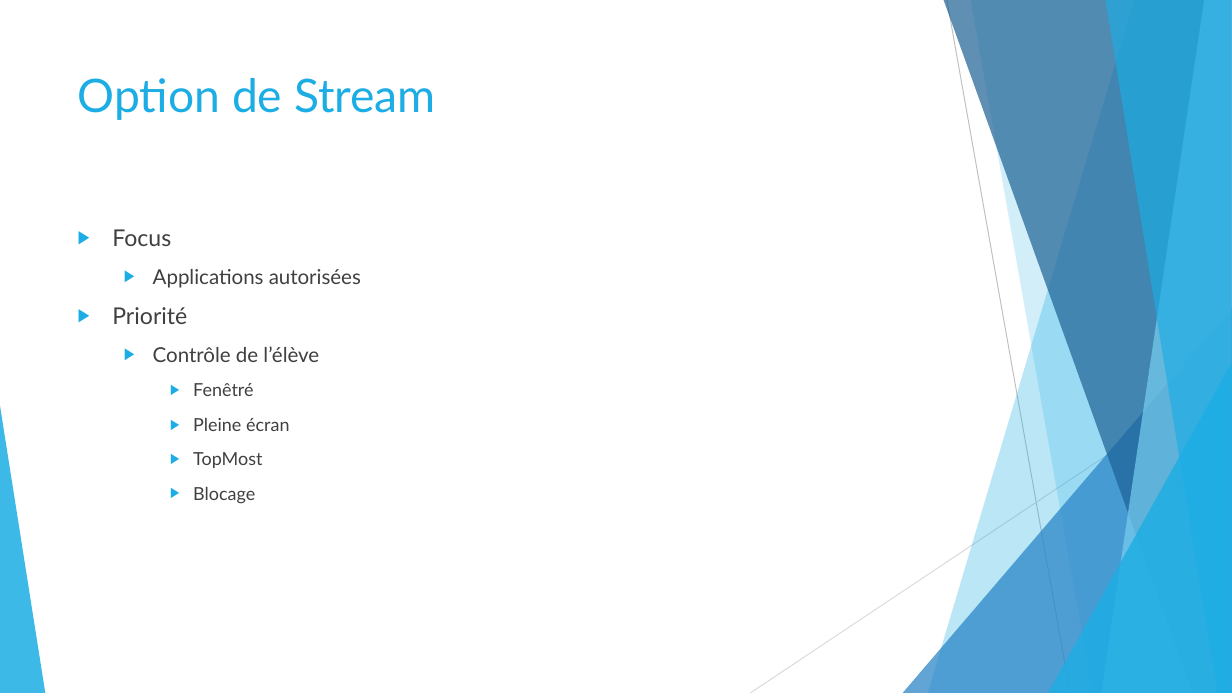
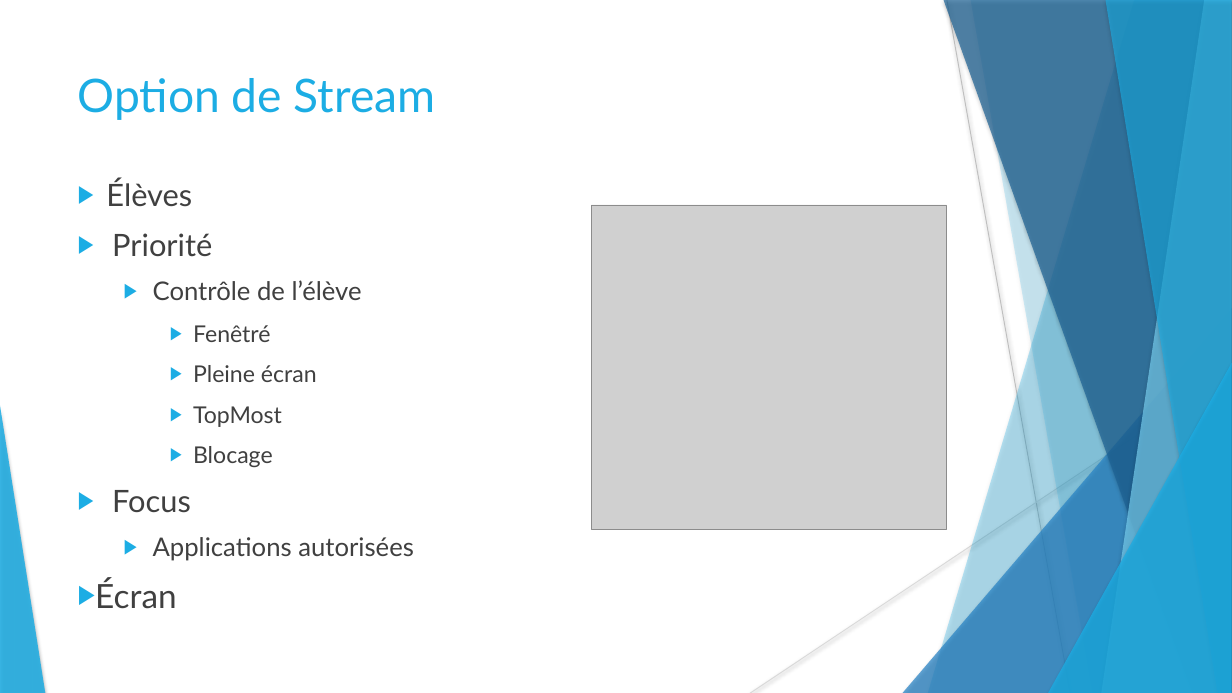
Before and after one commit to stany24/Imepro, a slide deck: slide 22 of Planification/Imepro.pptx. Drawn at 1232x693 pixels with LibreOffice and Linux fonts; fonts in the diff are those of the drawing; grey boxes stand for pictures. Boxes give left, top, right and bottom in pixels: in the first picture for what was removed or moved away, otherwise in the second. Text is boxed around its words. In the diff, an @@ line names an element or a change of style, - is before the commit and + after.

```diff
--- a/Planification/Imepro.pptx
+++ b/Planification/Imepro.pptx
@@ freeform shape at (x1=970, y1=0, x2=1232, y2=693): shadow on; outline redrawn @@
@@ text "Élèves" moved from (x1=112, y1=229, x2=361, y2=504) to (x1=95, y1=179, x2=414, y2=609) @@
@@ text at (x1=106, y1=179, x2=192, y2=207): text changed; size 16 to 24 pt @@
-▶ Focus
-  ▶ Applications autorisées
+▶ Élèves
@@ picture added at (x1=592, y1=205, x2=946, y2=530) @@
@@ text at (x1=112, y1=233, x2=362, y2=467): size 18 to 24 pt in "Priorité"; size 16 to 20 pt in "Contrôle de l’élève"; size 14 to 18 pt in "Fenêtré", "Pleine écran", "TopMost", "Blocage" @@
@@ shadow on in 7 elements at (x1=928, y1=0, x2=1232, y2=693), (x1=903, y1=308, x2=1232, y2=693), (x1=944, y1=0, x2=1232, y2=693), (x1=1102, y1=0, x2=1232, y2=693), (x1=1105, y1=0, x2=1232, y2=693), (x1=1048, y1=363, x2=1232, y2=693), (x1=0, y1=406, x2=45, y2=693) @@
@@ text at (x1=95, y1=490, x2=414, y2=609): paragraphs added @@
+▶ Focus
+  ▶ Applications autorisées
+▶ Écran
```
Also in this commit, not shown: 27 other slides changed, 5 slides added, 1 slide removed, 1 other file.
